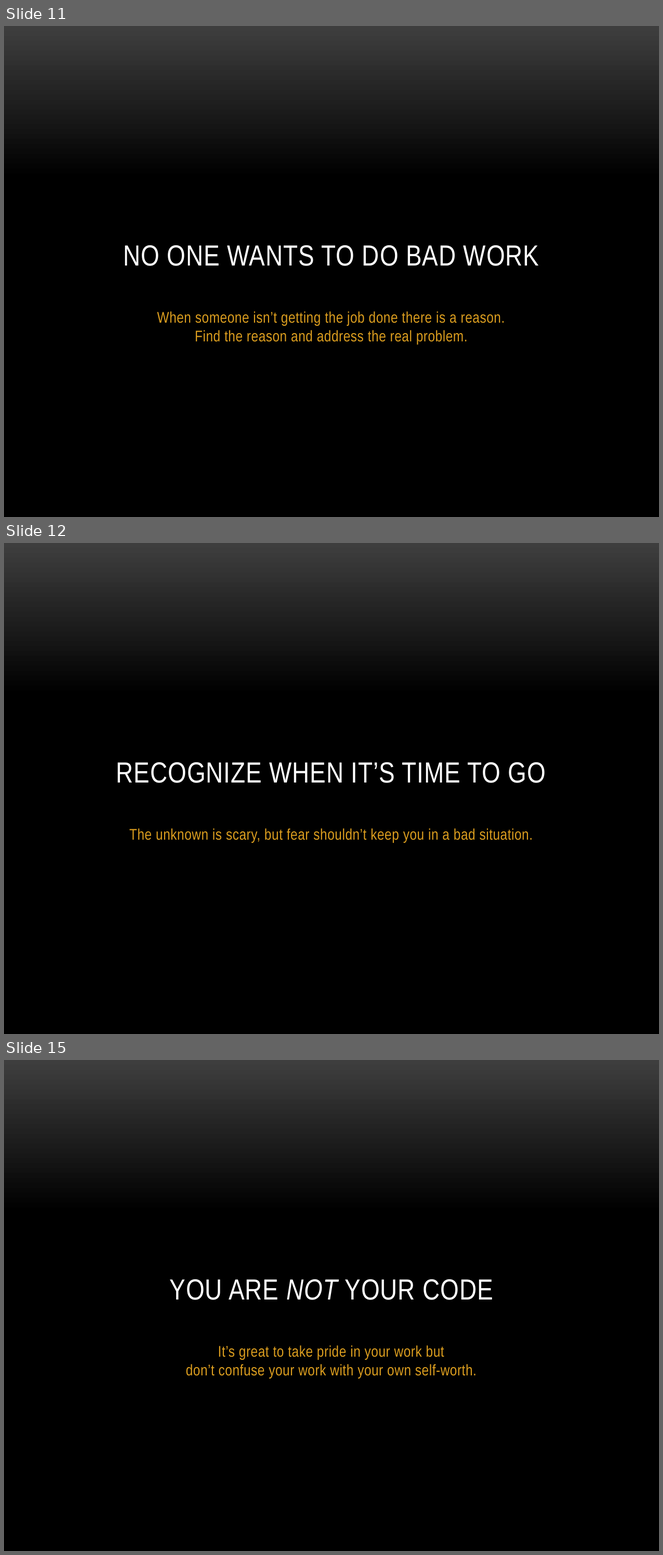
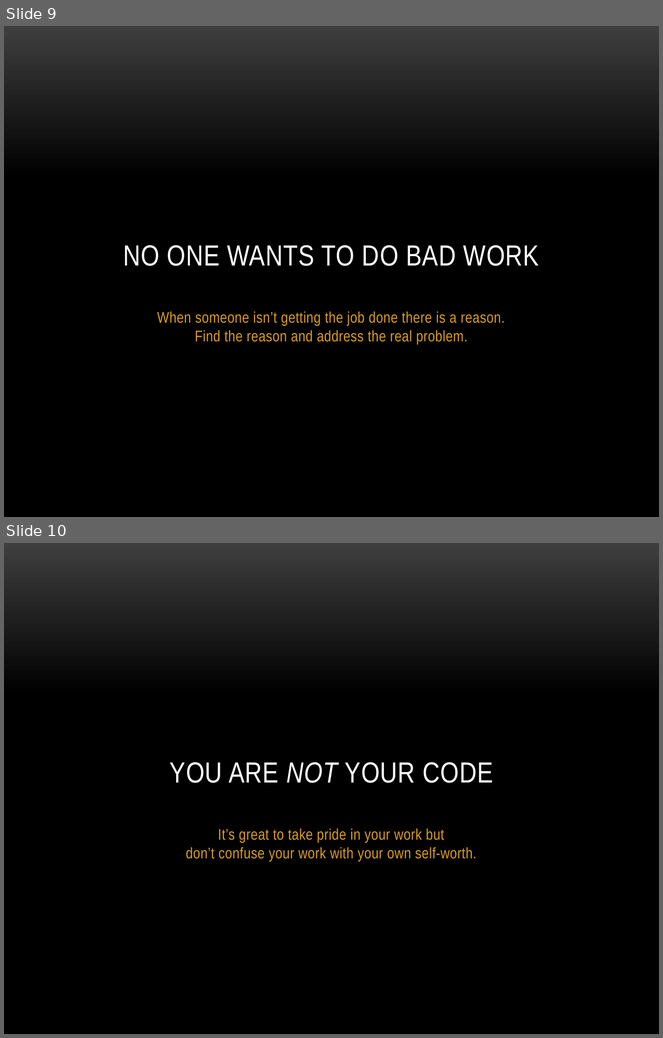
Before and after one commit to jdantonio/devbootcamp-2013-presentation, a slide deck: what-ive-learned-presentation.pptx. Shown one above the other, each under a label of ours: slides 11, 12 and 15 before the commit, slides 9 and 10 after it; the slides between them are not shown. The pictures are 663x1555 and 663x1038 pixels, drawn with LibreOffice and Linux fonts; fonts in the diff are those of the drawing; background and template pictures are left out. Boxes give left, top, right and bottom in pixels: in the first picture for what was removed or moved away, otherwise in the second. Text is boxed around its words. In the diff, an @@ line names an element or a change of style, - is before the commit and + after.

```diff
--- a/what-ive-learned-presentation.pptx
+++ b/what-ive-learned-presentation.pptx
@@ slide 12 removed at [4, 543, 659, 1034], background gradient #3F3F3F to #000000 @@
@@ title removed at [116, 762, 546, 783] @@
-RECOGNIZE WHEN IT’S TIME TO GO
@@ subtitle removed at [129, 828, 533, 843] @@
-The unknown is scary, but fear shouldn’t keep you in a bad situation.
@@ what was slide 11 is now slide 9 @@
@@ what was slide 15 is now slide 10 @@
```
Also in this commit, not shown: 3 slides changed, 6 other slides removed, 2 other files.
